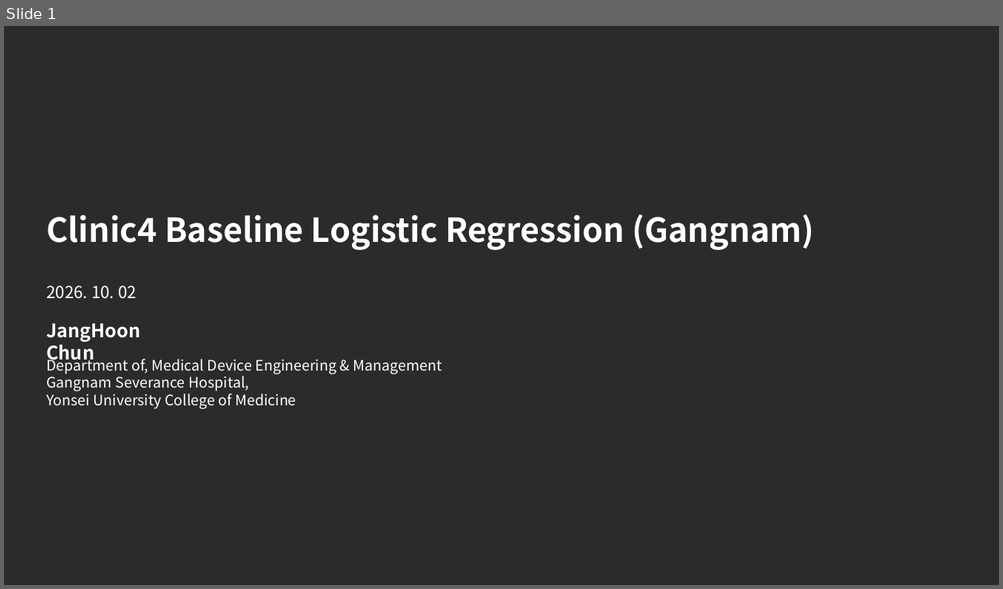
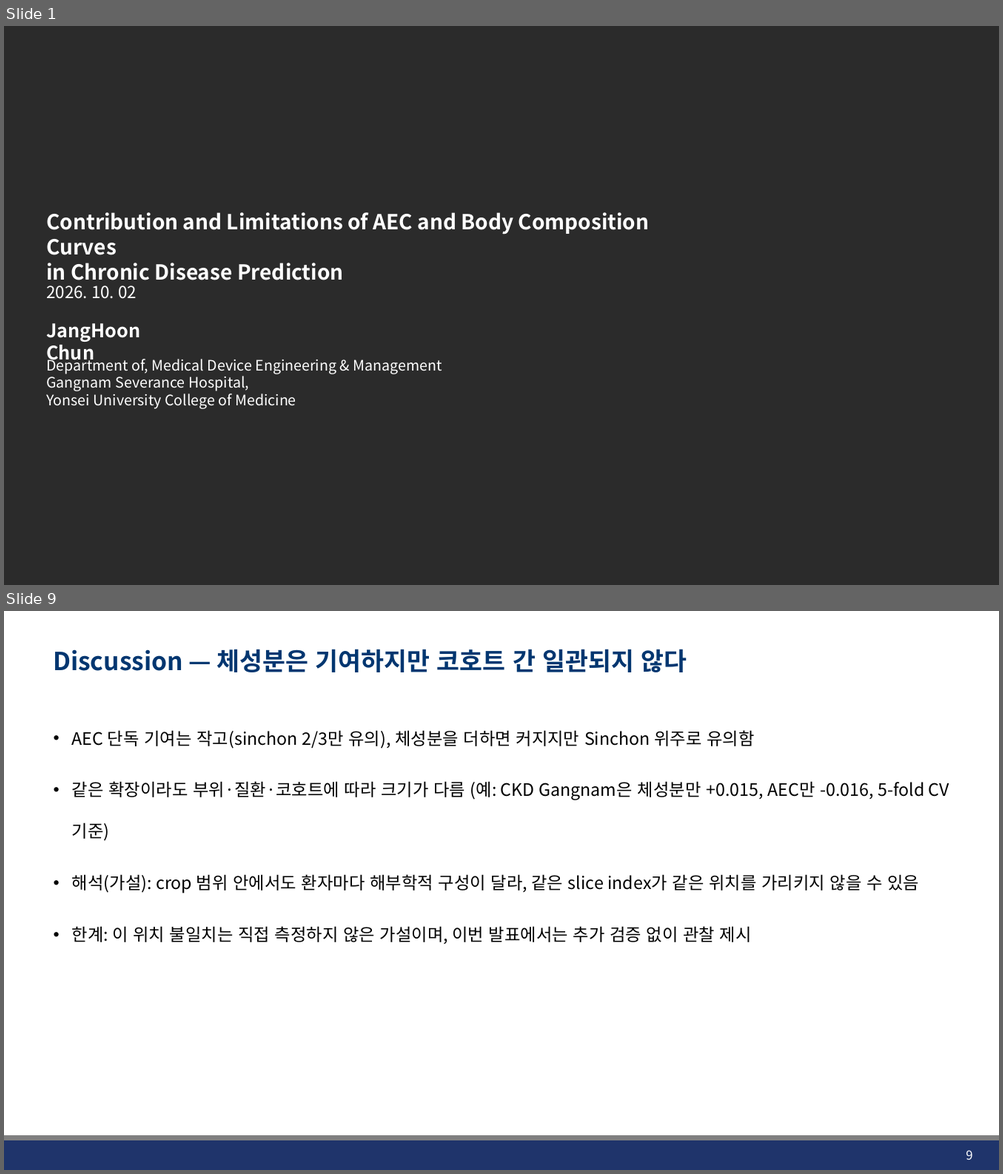
Before and after one commit to JHWannabe/Clinical_Study, a slide deck: docs/261002_연구세미나발표자료.pptx. Shown one above the other, each under a label of ours: slide 1 before the commit, slides 1 and 9 after it; the slides between them are not shown. The pictures are 1003x589 and 1003x1174 pixels, drawn with LibreOffice and Linux fonts; fonts in the diff are those of the drawing; background and template pictures are left out; a plain dark background stands for a picture behind light text. Boxes give left, top, right and bottom in pixels: in the first picture for what was removed or moved away, otherwise in the second. Text is boxed around its words. In the diff, an @@ line names an element or a change of style, - is before the commit and + after.

```diff
--- a/docs/261002_연구세미나발표자료.pptx
+++ b/docs/261002_연구세미나발표자료.pptx
@@ slide 9 added at bbox=[4, 611, 999, 1170], background #FFFFFF @@
@@ title added at bbox=[53, 649, 687, 672], 24 pt, text #023670, bold @@
+Discussion — 체성분은 기여하지만 코호트 간 일관되지 않다
@@ text added at bbox=[72, 730, 949, 944], 16.6 pt, text #000000 @@
+• AEC 단독 기여는 작고(sinchon 2/3만 유의), 체성분을 더하면 커지지만 Sinchon 위주로 유의함
+• 같은 확장이라도 부위·질환·코호트에 따라 크기가 다름 (예: CKD Gangnam은 체성분만 +0.015, AEC만 -0.016, 5-fold CV 기준)
+• 해석(가설): crop 범위 안에서도 환자마다 해부학적 구성이 달라, 같은 slice index가 같은 위치를 가리키지 않을 수 있음
+• 한계: 이 위치 불일치는 직접 측정하지 않은 가설이며, 이번 발표에서는 추가 검증 없이 관찰 제시
@@ rectangle added at bbox=[4, 1141, 999, 1170], fill #1F346B @@
@@ line added from (4, 1139) to (999, 1139), #808080 4.5 pt @@
@@ page number added at bbox=[965, 1150, 972, 1160], 12 pt, text #FFFFFF @@
+9
@@ slide 1 changed as well @@
@@ text at bbox=[46, 212, 649, 281]: text changed; size 32 to 20 pt @@
-Clinic4 Baseline Logistic Regression (Gangnam)
+Contribution and Limitations of AEC and Body Composition Curves
+in Chronic Disease Prediction
```
Also in this commit, not shown: 1 other slide changed, 21 other slides added, 1 slide removed, 11 other files.
